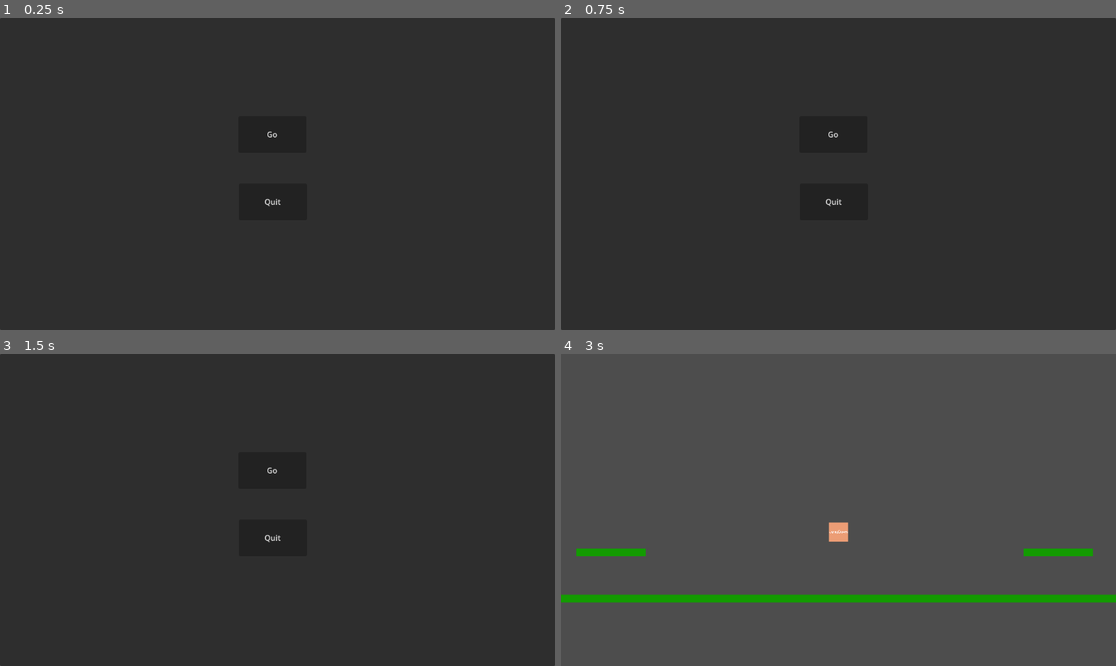
Above: before the commit, frames 1-4 (two rows, left to right).
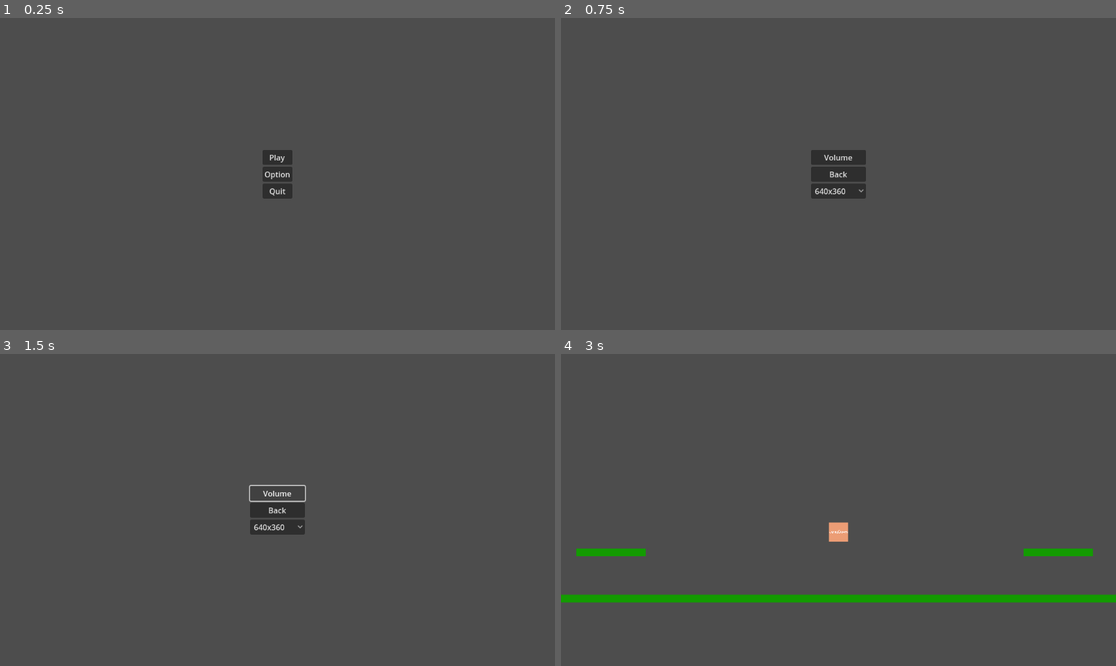
Above: after the commit, the same moments.

Repository: Pix-Hexate/SeniorDesign
Game: Godot game, scene res://Menus/main_menu.tscn
Same seed, same stepped clock (60 frames per second), same inputs: the game is played once before the commit and once after it.
Inputs (mouse positions are in pixels of both pictures, inside the frame that each line leads up to):
- Up to frame 1 (0.25 s): no input
- Up to frame 2 (0.75 s): click (838, 174) at 0.5 s, where only the run after the commit has a clickable "Option"
- Up to frame 3 (1.5 s): click (277, 494) at 1.25 s, where only the run after the commit has a clickable "Volume"
- Up to frame 4 (3 s): click (838, 510) at 2 s, where only the run after the commit has a clickable "Back"; click "Go" (after the commit: "Play") at 2.75 s

The runs differ from the first frame. In frame 1, 99% of the frame differs, in the area x 0-100%, y 0-100%; in frame 2, 99%; in frame 3, 99%; in frame 4, nothing differs.

Commit message:
Added Options Menu
Added Options Scene

Diff:
--- a/senior-design-project/Menus/main_menu.gd
+++ b/senior-design-project/Menus/main_menu.gd
@@ -1,10 +1,10 @@
 extends Control
 
+@onready var options_menu = preload("res://Menus/options_menu.tscn")
 
 # Called when the node enters the scene tree for the first time.
-func _ready() -> void:
-	pass # Replace with function body.
-
+func _ready():
+	pass
 
 # Called every frame. 'delta' is the elapsed time since the previous frame.
 func _process(delta: float) -> void:
@@ -17,3 +17,13 @@
 
 func _on_quit_button_pressed() -> void:
 	get_tree().quit()
+
+
+func _on_option_button_pressed() -> void:
+	var options_instance = options_menu.instantiate()
+	options_instance.back_pressed.connect(_on_options_closed)  # Connect signal
+	get_parent().add_child(options_instance)  # Add to the scene tree
+	hide()
+
+func _on_options_closed() -> void:
+	show()  # Show main menu again
--- a/senior-design-project/Menus/main_menu.tscn
+++ b/senior-design-project/Menus/main_menu.tscn
@@ -11,7 +11,7 @@
 grow_vertical = 2
 script = ExtResource("1_ts35x")
 
-[node name="Background" type="Panel" parent="."]
+[node name="Background" type="TextureRect" parent="."]
 layout_mode = 1
 anchors_preset = 15
 anchor_right = 1.0
@@ -19,21 +19,35 @@
 grow_horizontal = 2
 grow_vertical = 2
 
-[node name="PlayButton" type="Button" parent="Background"]
-layout_mode = 0
-offset_left = 495.0
-offset_top = 204.0
-offset_right = 636.0
-offset_bottom = 280.0
-text = "Go"
+[node name="MarginContainer" type="MarginContainer" parent="."]
+layout_mode = 1
+anchors_preset = 8
+anchor_left = 0.5
+anchor_top = 0.5
+anchor_right = 0.5
+anchor_bottom = 0.5
+offset_left = -31.0
+offset_top = -50.5
+offset_right = 31.0
+offset_bottom = 50.5
+grow_horizontal = 2
+grow_vertical = 2
 
-[node name="QuitButton" type="Button" parent="Background"]
-layout_mode = 0
-offset_left = 496.0
-offset_top = 344.0
-offset_right = 637.0
-offset_bottom = 420.0
+[node name="VBoxContainer" type="VBoxContainer" parent="MarginContainer"]
+layout_mode = 2
+
+[node name="PlayButton" type="Button" parent="MarginContainer/VBoxContainer"]
+layout_mode = 2
+text = "Play"
+
+[node name="OptionButton" type="Button" parent="MarginContainer/VBoxContainer"]
+layout_mode = 2
+text = "Option"
+
+[node name="QuitButton" type="Button" parent="MarginContainer/VBoxContainer"]
+layout_mode = 2
 text = "Quit"
 
-[connection signal="pressed" from="Background/PlayButton" to="." method="_on_play_button_pressed"]
-[connection signal="pressed" from="Background/QuitButton" to="." method="_on_quit_button_pressed"]
+[connection signal="pressed" from="MarginContainer/VBoxContainer/PlayButton" to="." method="_on_play_button_pressed"]
+[connection signal="pressed" from="MarginContainer/VBoxContainer/OptionButton" to="." method="_on_option_button_pressed"]
+[connection signal="pressed" from="MarginContainer/VBoxContainer/QuitButton" to="." method="_on_quit_button_pressed"]
--- /dev/null
+++ b/senior-design-project/Menus/options_menu.gd
@@ -0,0 +1,40 @@
+extends Control
+
+signal back_pressed  # Define a signal
+
+@onready var resolution_button : OptionButton = $MarginContainer/VBoxContainer/ResolutionButton  # Reference to OptionButton (Resolution)
+@onready var settings_manager = preload("res://SettingsManager.gd")  # Preload SettingsManager script
+
+# Called when the node enters the scene tree for the first time
+func _ready() -> void:
+	if resolution_button:
+		# Add resolution options to the ResolutionButton as integers
+		resolution_button.add_item("640x360")  # Option 1 (index 0)
+		resolution_button.add_item("1280x720")  # Option 2 (index 1)
+		resolution_button.add_item("1920x1080")  # Option 3 (index 2)
+
+		# Connect the signal properly to a function
+		resolution_button.connect("item_selected",  Callable(self, "_on_resolution_selected"))
+
+		# Instantiate the SettingsManager
+		settings_manager = settings_manager.new()  # Instantiate the SettingsManager script
+	else:
+		print("Error: ResolutionButton Not Found")
+
+# This function will be called when a resolution is selected from the OptionButton
+func _on_resolution_selected(index: int) -> void:
+	match index:
+		0:
+			settings_manager.Resolution = 1  # 640x360
+		1:
+			settings_manager.Resolution = 2  # 1280x720
+		2:
+			settings_manager.Resolution = 3  # 1920x1080
+		_:
+			settings_manager.Resolution = 3  # Default to 1920x1080
+
+	settings_manager.AdjustResolution()  # Apply the new resolution
+
+func _on_back_button_pressed() -> void:
+	back_pressed.emit()  # Notify the main menu
+	queue_free()  # Remove the options menu from the scene tree
--- /dev/null
+++ b/senior-design-project/Menus/options_menu.tscn
@@ -0,0 +1,44 @@
+[gd_scene load_steps=2 format=3 uid="uid://84oph0c8bh8k"]
+
+[ext_resource type="Script" path="res://Menus/options_menu.gd" id="1_b6p4a"]
+
+[node name="Options" type="Control"]
+layout_mode = 3
+anchors_preset = 15
+anchor_right = 1.0
+anchor_bottom = 1.0
+grow_horizontal = 2
+grow_vertical = 2
+script = ExtResource("1_b6p4a")
+
+[node name="MarginContainer" type="MarginContainer" parent="."]
+layout_mode = 1
+anchors_preset = 8
+anchor_left = 0.5
+anchor_top = 0.5
+anchor_right = 0.5
+anchor_bottom = 0.5
+offset_left = -33.5
+offset_top = -33.0
+offset_right = 33.5
+offset_bottom = 33.0
+grow_horizontal = 2
+grow_vertical = 2
+
+[node name="VBoxContainer" type="VBoxContainer" parent="MarginContainer"]
+layout_mode = 2
+size_flags_vertical = 0
+
+[node name="VolumeButton" type="Button" parent="MarginContainer/VBoxContainer"]
+layout_mode = 2
+text = "Volume"
+
+[node name="BackButton" type="Button" parent="MarginContainer/VBoxContainer"]
+layout_mode = 2
+text = "Back"
+
+[node name="ResolutionButton" type="OptionButton" parent="MarginContainer/VBoxContainer"]
+layout_mode = 2
+
+[connection signal="pressed" from="MarginContainer/VBoxContainer/BackButton" to="." method="_on_back_button_pressed"]
+[connection signal="item_selected" from="MarginContainer/VBoxContainer/ResolutionButton" to="." method="_on_resolution_button_item_selected"]
--- /dev/null
+++ b/senior-design-project/SettingsManager.gd
@@ -0,0 +1,35 @@
+extends Node
+
+# Variable to store the selected resolution setting
+var Resolution: int = 3  # Default to 1920x1080
+
+# Variable to store fullscreen state
+var Fullscreen: bool = false
+
+# Called when the node enters the scene tree for the first time
+func _ready() -> void:
+	# You can load settings from a file or save system if you want persistent settings
+	pass
+
+# Adjusts the resolution based on the selected value
+func AdjustResolution() -> void:
+	match Resolution:
+		1:
+			DisplayServer.window_set_size(Vector2i(640, 360))  # 640x360
+		2:
+			DisplayServer.window_set_size(Vector2i(1280, 720))  # 1280x720
+		3:
+			DisplayServer.window_set_size(Vector2i(1920, 1080))  # 1920x1080
+		4:
+			DisplayServer.window_set_size(Vector2i(2560, 1440))  # 2560x1440
+		_:
+			DisplayServer.window_set_size(Vector2i(1920, 1080))  # Default resolution
+
+# Toggles fullscreen mode on or off
+func OptionFullscreen() -> void:
+	if Fullscreen:
+		Fullscreen = false
+		DisplayServer.window_set_mode(DisplayServer.WINDOW_MODE_WINDOWED)
+	else:
+		Fullscreen = true
+		DisplayServer.window_set_mode(DisplayServer.WINDOW_MODE_FULLSCREEN)
Not shown, added: senior-design-project/Menus/optE5AB.tmp
